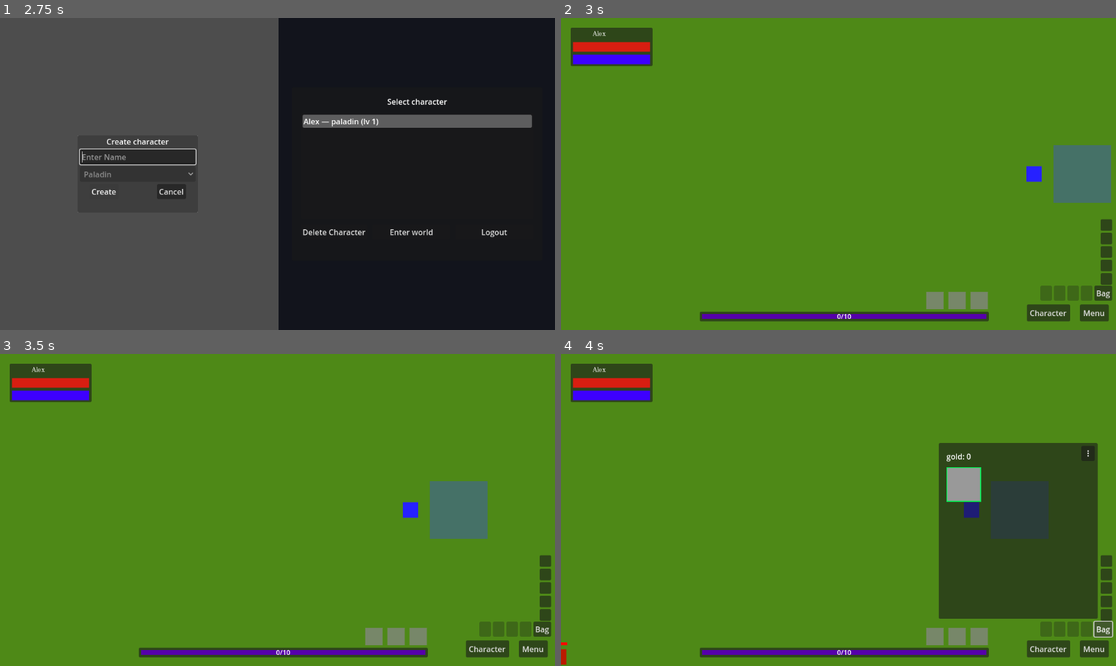
Above: before the commit, frames 1-4 (two rows, left to right).
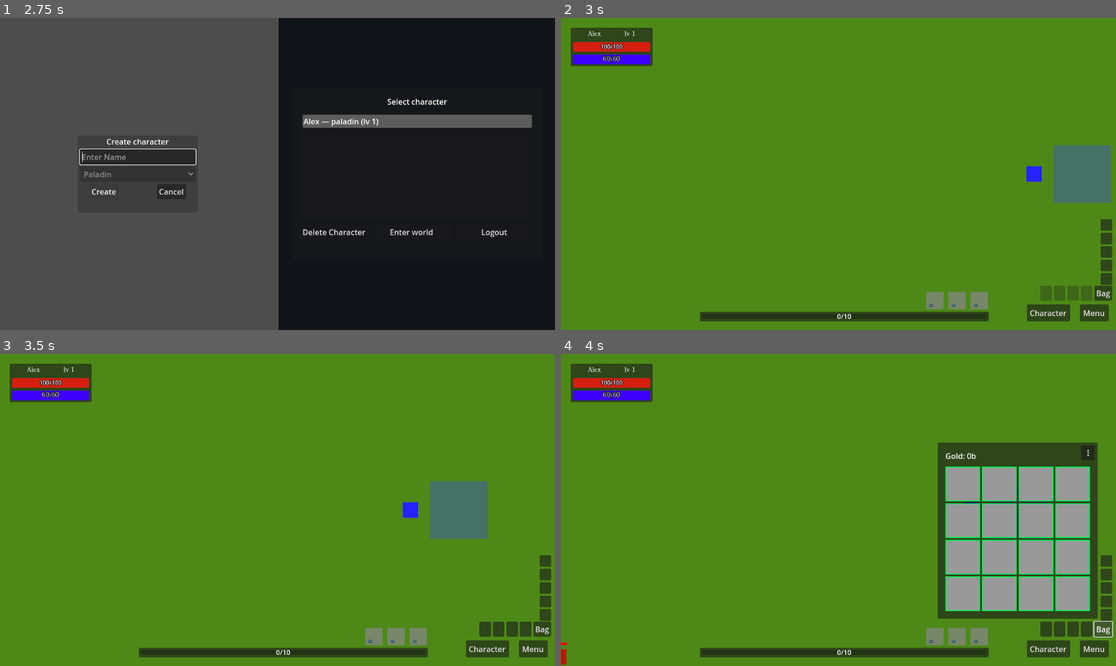
Above: after the commit, the same moments.

Repository: denisshkytko/mmo-mvp-godot
Game: Godot game, scene res://ui/flow/LoginUI.tscn
Same seed, same stepped clock (60 frames per second), same inputs: the game is played once before the commit and once after it. The engine's default icon, where the game draws it, is replaced by a stand-in: a white triangle on a blue panel in a dark square.
Inputs (mouse positions are in pixels of both pictures, inside the frame that each line leads up to):
- Up to frame 1 (2.75 s): click "Sign in" at 0.5 s; click (138, 155) at 1.27 s; type "Alex" at 1.35 s; click "Create" at 2 s
- Up to frame 2 (3 s): click "Enter world" at 2.75 s
- Up to frame 3 (3.5 s): no input
- Up to frame 4 (4 s): click "Bag" at 3.5 s

Frame 1 is identical in both runs. In frame 2, 1.0% of the frame differs, in the area x 4-77%, y 4-97%; in frame 3, 1.4%; in frame 4, 12%, in the area x 4-97%, y 4-97%.
Error before the commit: Parse Error: Could not parse global class "PlayerEquipmentComponent" from "res://game/characters/player/components/player_equipment_component.gd". (res://game/…
Error after the commit: Invalid cast: could not convert value to 'Dictionary'. (res://game/characters/player/components/player_equipment_component.gd:97)

Commit message:
Fix equipment snapshot parsing

Diff:
--- a/game/characters/player/components/player_equipment_component.gd
+++ b/game/characters/player/components/player_equipment_component.gd
@@ -66,8 +66,8 @@
 				equipment_slots[slot_id] = {"id": id, "count": 1}
 			else:
 				equipment_slots[slot_id] = null
-	else:
-		equipment_slots[slot_id] = null
+		else:
+			equipment_slots[slot_id] = null
 	_emit_changed(false)
 
 func get_preferred_slot_for_item(item_id: String) -> String:
